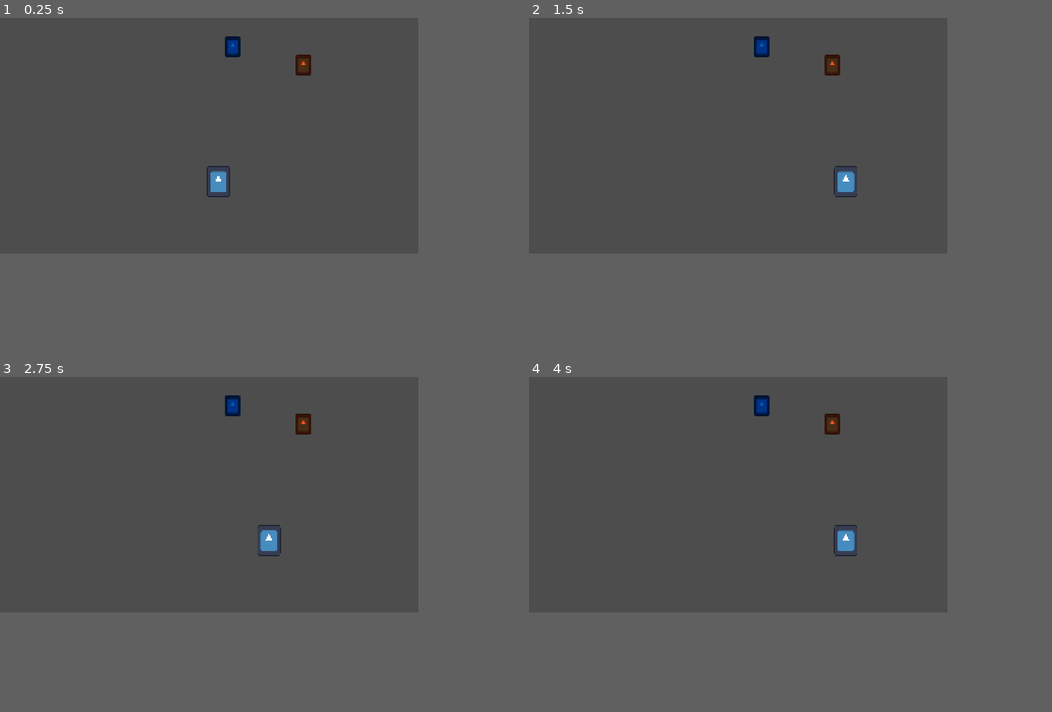
Above: before the commit, frames 1-4 (two rows, left to right).
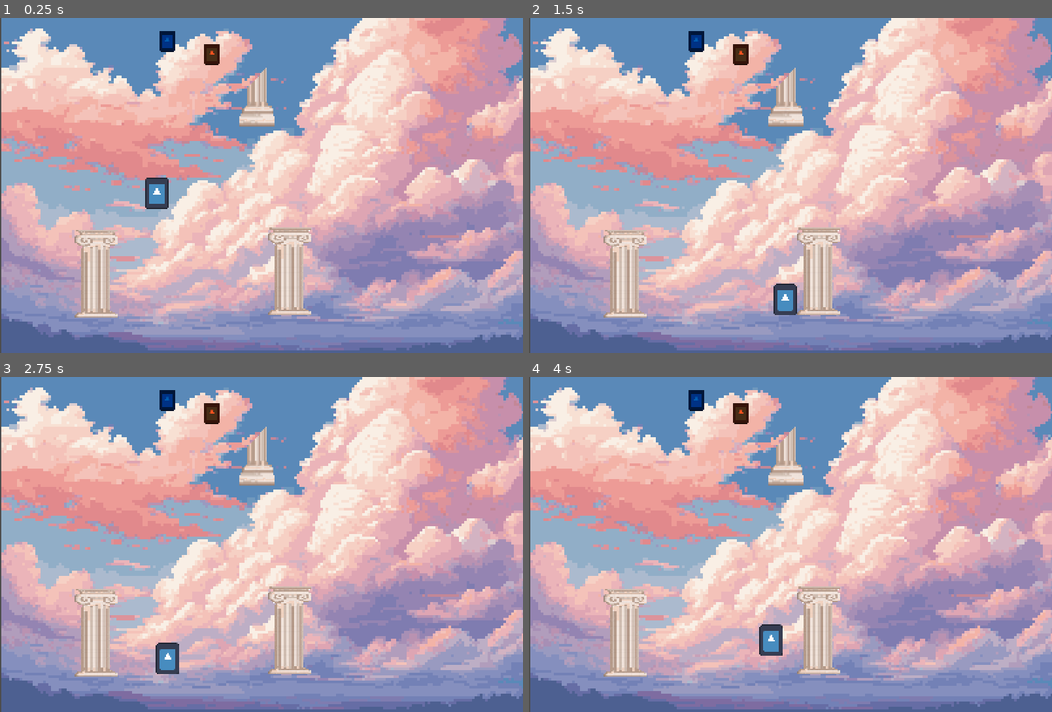
Above: after the commit, the same moments.

Repository: yhoundz/hellbound-to-heaven
Game: Godot game, scene res://world/world.tscn
The game is run twice, just before and just after one commit, with the same random seed, the same clock (stepped at 60 frames per second) and the same inputs. The engine's default icon, where the game draws it, is replaced by a stand-in: a white triangle on a blue panel in a dark square.
Inputs:
- Up to frame 1 (0.25 s): no input
- Up to frame 2 (1.5 s): tap Enter (ui_accept) at 0.5, 0.77 s; hold Right (ui_right) from 0.53 s (still down)
- Up to frame 3 (2.75 s): tap Enter (ui_accept) at 1.52 s; release Right (ui_right) at 2.03 s; hold Left (ui_left) from 2.03 s (still down)
- Up to frame 4 (4 s): release Left (ui_left) at 2.78 s; hold Right (ui_right) from 2.78 s (still down); tap Enter (ui_accept) at 3.02, 3.77 s
In our replay, the window is 640x360 before the commit and 800x512 after it. These sizes can differ from the game's own. Grey fills any space a smaller window leaves; there, only what the larger window draws over its background counts as a difference.

The runs differ from the first frame. In frame 1, 87% of the frame differs, in the area x 0-100%, y 0-100%; in frame 2, 87%; in frame 3, 87%; in frame 4, 87%.

Commit message:
new

Diff:
--- a/player/player.gd
+++ b/player/player.gd
@@ -108,7 +108,7 @@
 	else:
 		if is_on_wall_only():
 			var bounce_velocity: int = -jump_vector_x
-			bounce_velocity *= 0.4 * (get_real_velocity().y/(jump_speed - height_add))
+			bounce_velocity *= 0.6 * (get_real_velocity().y/(jump_speed - height_add))
 			velocity.x = bounce_velocity
 			curr_state = STATE.WALL_BOUNCE
 
@@ -119,7 +119,7 @@
 	else:
 		if is_on_wall_only():
 			var bounce_velocity: int = -jump_vector_x
-			bounce_velocity *= 0.4 * (-get_real_velocity().y/(jump_speed - height_add))
+			bounce_velocity *= 0.6 * (-get_real_velocity().y/(jump_speed - height_add))
 			velocity.x = bounce_velocity
 			curr_state = STATE.WALL_BOUNCE
 
--- a/player/player.tscn
+++ b/player/player.tscn
@@ -20,6 +20,7 @@
 one_shot = true
 
 [node name="player_camera" type="Camera2D" parent="."]
+visible = false
 enabled = false
 
 [connection signal="timeout" from="jump_timer" to="." method="_on_jump_timer_timeout"]
--- a/project.godot
+++ b/project.godot
@@ -17,9 +17,12 @@
 
 [display]
 
-window/size/viewport_width=320
-window/size/viewport_height=180
-window/size/window_width_override=1920
-window/size/window_height_override=1080
+window/size/viewport_width=400
+window/size/viewport_height=256
+window/size/window_width_override=1600
+window/size/window_height_override=1024
 window/stretch/mode="viewport"
-window/stretch/scale_mode="integer"
+
+[rendering]
+
+textures/canvas_textures/default_texture_filter=0
--- a/world/world.tscn
+++ b/world/world.tscn
@@ -1,17 +1,20 @@
-[gd_scene load_steps=10 format=3 uid="uid://c82ssjjlw1cm7"]
+[gd_scene load_steps=14 format=3 uid="uid://c82ssjjlw1cm7"]
 
+[ext_resource type="Texture2D" uid="uid://blgjwfcn1rrcp" path="res://assets/Sky2.png" id="1_aafo5"]
 [ext_resource type="Texture2D" uid="uid://pvkl2bvcinw3" path="res://icon.svg" id="1_xc6d5"]
 [ext_resource type="PackedScene" uid="uid://cd7yfc7x0f7gl" path="res://player/player.tscn" id="2_2ox7e"]
 [ext_resource type="PackedScene" uid="uid://b4uc20csepgo7" path="res://world/mehanics/portal.tscn" id="3_nri13"]
+[ext_resource type="Texture2D" uid="uid://bl4m3lcxxpl6j" path="res://assets/greek structure/dante/column 2.png" id="5_synvp"]
+[ext_resource type="Texture2D" uid="uid://bpxtdlexgujeu" path="res://assets/greek structure/column 3-1.png.png" id="6_iuo2t"]
 
 [sub_resource type="RectangleShape2D" id="RectangleShape2D_2gny0"]
-size = Vector2(68.5, 26)
+size = Vector2(42.25, 11)
 
 [sub_resource type="RectangleShape2D" id="RectangleShape2D_imrym"]
-size = Vector2(20, 122.5)
+size = Vector2(20, 280.25)
 
 [sub_resource type="RectangleShape2D" id="RectangleShape2D_uk10e"]
-size = Vector2(360, 51)
+size = Vector2(403, 51)
 
 [sub_resource type="TileSetAtlasSource" id="TileSetAtlasSource_di55o"]
 texture = ExtResource("1_xc6d5")
@@ -85,30 +88,48 @@
 sources/0 = SubResource("TileSetAtlasSource_di55o")
 
 [sub_resource type="RectangleShape2D" id="RectangleShape2D_06vdt"]
-size = Vector2(51.7193, 54.5477)
+size = Vector2(60, 60)
+
+[sub_resource type="RectangleShape2D" id="RectangleShape2D_nc1q7"]
+size = Vector2(32, 66)
 
 [node name="World" type="Node2D"]
 
+[node name="Sprite2D" type="Sprite2D" parent="."]
+position = Vector2(201, 128)
+scale = Vector2(1.995, 2.00781)
+texture = ExtResource("1_aafo5")
+
 [node name="player" parent="." instance=ExtResource("2_2ox7e")]
-position = Vector2(167, 97)
+position = Vector2(120, 93)
 
 [node name="StaticBody2D2" type="StaticBody2D" parent="."]
 position = Vector2(77, 60)
 
 [node name="CollisionShape2D" type="CollisionShape2D" parent="StaticBody2D2"]
+position = Vector2(-15, -9)
 shape = SubResource("RectangleShape2D_2gny0")
+debug_color = Color(0, 0.6, 0.701961, 0.419608)
 
 [node name="StaticBody2D3" type="StaticBody2D" parent="."]
 position = Vector2(-3, 65)
 
 [node name="CollisionShape2D" type="CollisionShape2D" parent="StaticBody2D3"]
+position = Vector2(0, 68.875)
+shape = SubResource("RectangleShape2D_imrym")
+
+[node name="CollisionShape2D2" type="CollisionShape2D" parent="StaticBody2D3"]
+position = Vector2(402, 65)
 shape = SubResource("RectangleShape2D_imrym")
 
 [node name="StaticBody2D" type="StaticBody2D" parent="."]
 position = Vector2(168, 162.5)
 
 [node name="CollisionShape2D" type="CollisionShape2D" parent="StaticBody2D"]
+position = Vector2(30.5, 90.5)
 shape = SubResource("RectangleShape2D_uk10e")
+
+[node name="Sprite2D" type="Sprite2D" parent="StaticBody2D"]
 
 [node name="TileMap" type="TileMap" parent="."]
 visible = false
@@ -117,19 +138,58 @@
 layer_0/tile_data = PackedInt32Array(589826, 196608, 4, 589827, 196608, 4, 589828, 196608, 4, 589829, 196608, 4, 589832 …(335 unchanged characters)…
 
 [node name="slope" type="StaticBody2D" parent="."]
-position = Vector2(267, 90)
+position = Vector2(184, 74)
 
 [node name="CollisionShape2D" type="CollisionShape2D" parent="slope"]
-rotation = 0.785398
+position = Vector2(21.6966, 6.01797)
+rotation = 0.754566
 shape = SubResource("RectangleShape2D_06vdt")
 
 [node name="portal" parent="." instance=ExtResource("3_nri13")]
-position = Vector2(190, 45)
+position = Vector2(120, 37)
 
 [node name="entrance" parent="portal" index="0"]
-position = Vector2(-12, -23)
+position = Vector2(8, -19)
 
 [node name="exit" parent="portal" index="1"]
 position = Vector2(42, -9)
 
+[node name="column" type="StaticBody2D" parent="."]
+position = Vector2(58, -29)
+
+[node name="CollisionShape2D" type="CollisionShape2D" parent="column"]
+visible = false
+position = Vector2(163, 222)
+shape = SubResource("RectangleShape2D_nc1q7")
+debug_color = Color(0, 0.6, 0.701961, 0.419608)
+
+[node name="Sprite2D" type="Sprite2D" parent="column"]
+position = Vector2(164, 222.25)
+scale = Vector2(0.68, 0.456667)
+texture = ExtResource("5_synvp")
+
+[node name="column2" type="StaticBody2D" parent="."]
+position = Vector2(58, -29)
+
+[node name="CollisionShape2D" type="CollisionShape2D" parent="column2"]
+visible = false
+position = Vector2(16, 224)
+shape = SubResource("RectangleShape2D_nc1q7")
+debug_color = Color(0, 0.6, 0.701961, 0.419608)
+
+[node name="Sprite2D" type="Sprite2D" parent="column2"]
+position = Vector2(16, 224)
+scale = Vector2(0.68, 0.456667)
+texture = ExtResource("5_synvp")
+
+[node name="cloud 1" type="StaticBody2D" parent="."]
+position = Vector2(187, 54)
+
+[node name="Sprite2D" type="Sprite2D" parent="cloud 1"]
+position = Vector2(10, 6.25)
+scale = Vector2(0.101763, 0.109903)
+texture = ExtResource("6_iuo2t")
+
+[node name="CollisionShape2D" type="CollisionShape2D" parent="cloud 1"]
+
 [editable path="portal"]
Binary file added: Sky1.png
Not shown, added: Sky1.png.import
Not shown, added: assets/Audio Files - Copy/Levels/Heaven/511195__theojt__gates-of-heaven-music.mp3.import
Not shown, added: assets/Audio Files - Copy/Movement/Abilites/122983__zimbot__portalmalfunction_long.wav.import
Not shown, added: assets/Audio Files - Copy/Movement/Abilites/176618__zabuhailo__plaster_spread_wallpaper_glue.wav.import
Not shown, added: assets/Audio Files - Copy/Movement/Abilites/544695__badoink__wharp.wav.import
Not shown, added: assets/Audio Files - Copy/Movement/Abilites/590455__mrfossy__sfx_stickerripper_slayer_22.wav.import
Not shown, added: assets/Audio Files - Copy/Movement/Jump/127197__davedes__fast-simple-chop-5.wav.import
Not shown, added: assets/Audio Files - Copy/Movement/Running/134991__zombiechaser3__running-sounds.mp3.import
Not shown, added: assets/Audio Files - Copy/Movement/Walk/205817__yuval__footsteps-pavement-street.wav.import
Binary file added: assets/Sky2.png
Not shown, added: assets/Sky2.png.import
(and 160 more such lines)
